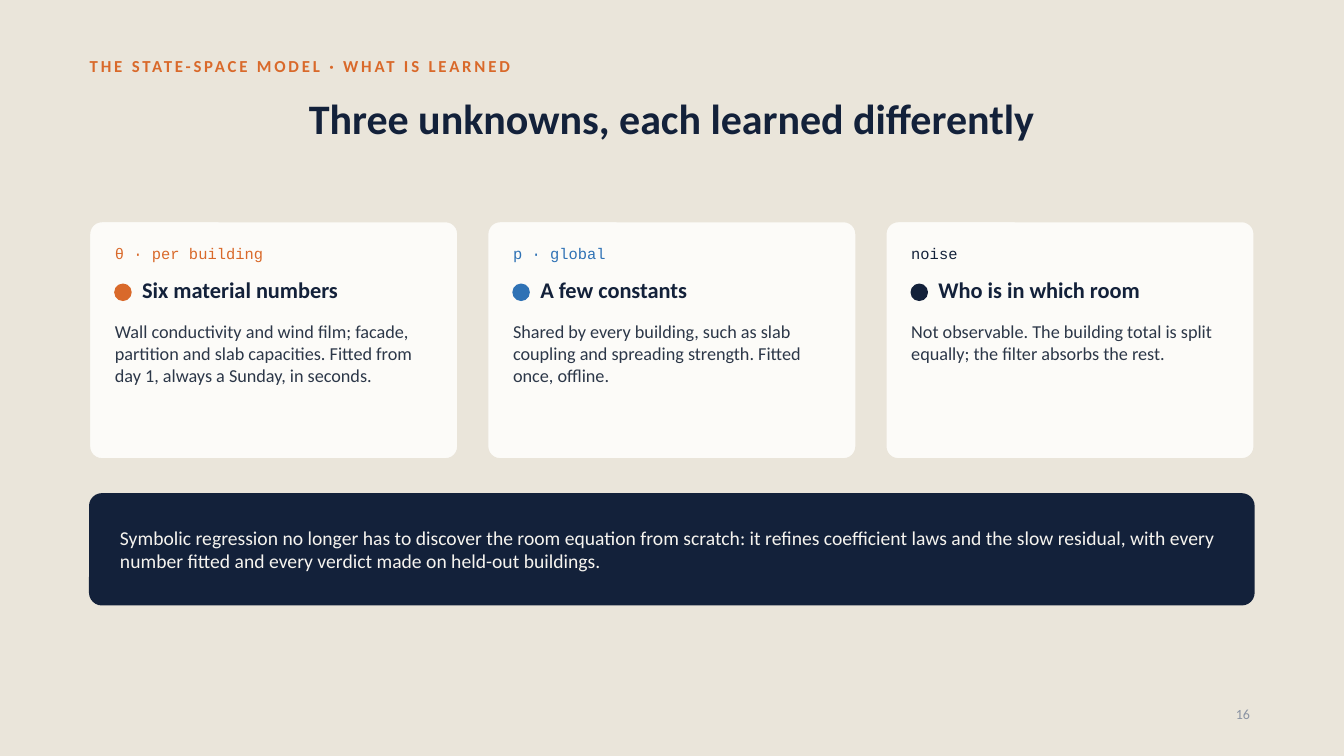
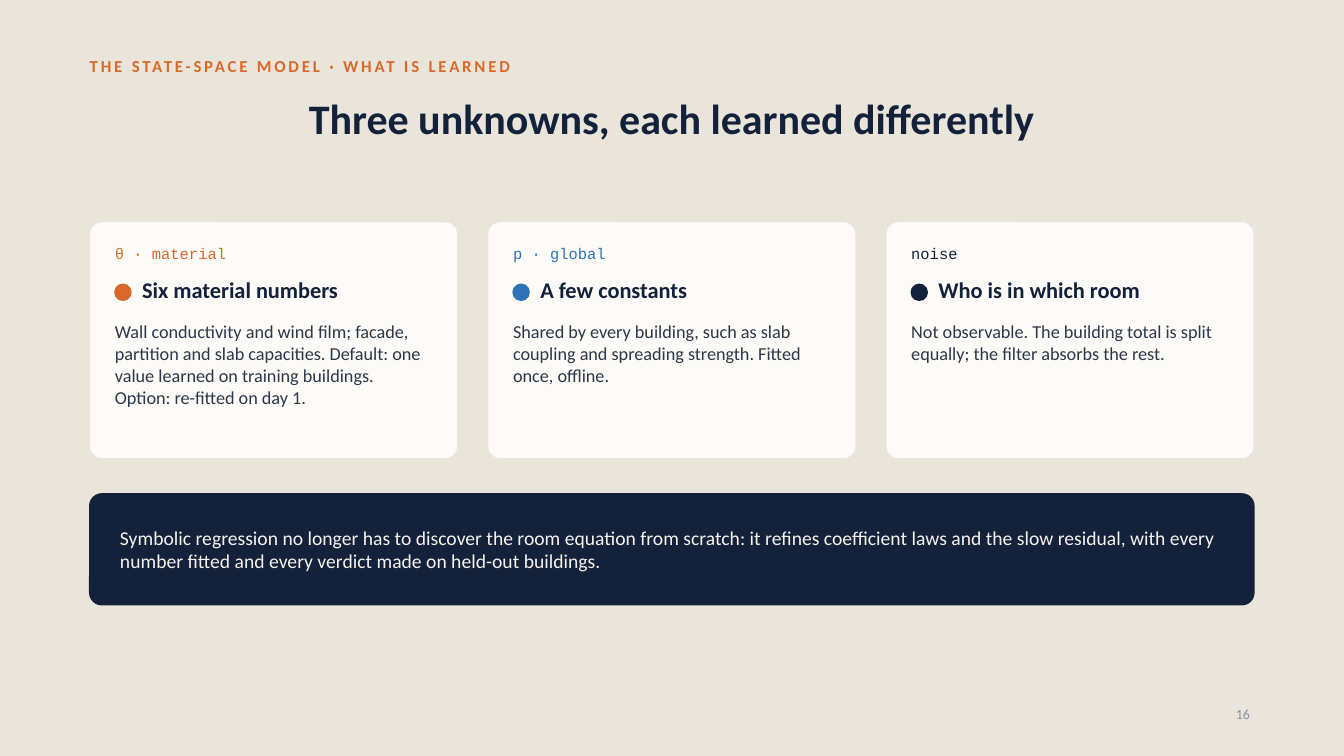
Before and after one commit to srivathsanb14/working-code, a slide deck: slide 16 of docs/One_Controller_for_Every_Building.pptx. Drawn at 1344x756 pixels with LibreOffice and Linux fonts; fonts in the diff are those of the drawing. Boxes give left, top, right and bottom in pixels: in the first picture for what was removed or moved away, otherwise in the second. Text is boxed around its words. In the diff, an @@ line names an element or a change of style, - is before the commit and + after.

```diff
--- a/docs/One_Controller_for_Every_Building.pptx
+++ b/docs/One_Controller_for_Every_Building.pptx
@@ text at (115, 248, 226, 259): text changed @@
-θ · per building
+θ · material
@@ text at (115, 325, 420, 407): text changed @@
-Wall conductivity and wind film; facade, partition and slab capacities. Fitted from day 1, always a Sunday, in seconds.
+Wall conductivity and wind film; facade, partition and slab capacities. Default: one value learned on training buildings. Option: re-fitted on day 1.
```
Also in this commit, not shown: 7 other slides changed, 1 slide added, 15 other files.
